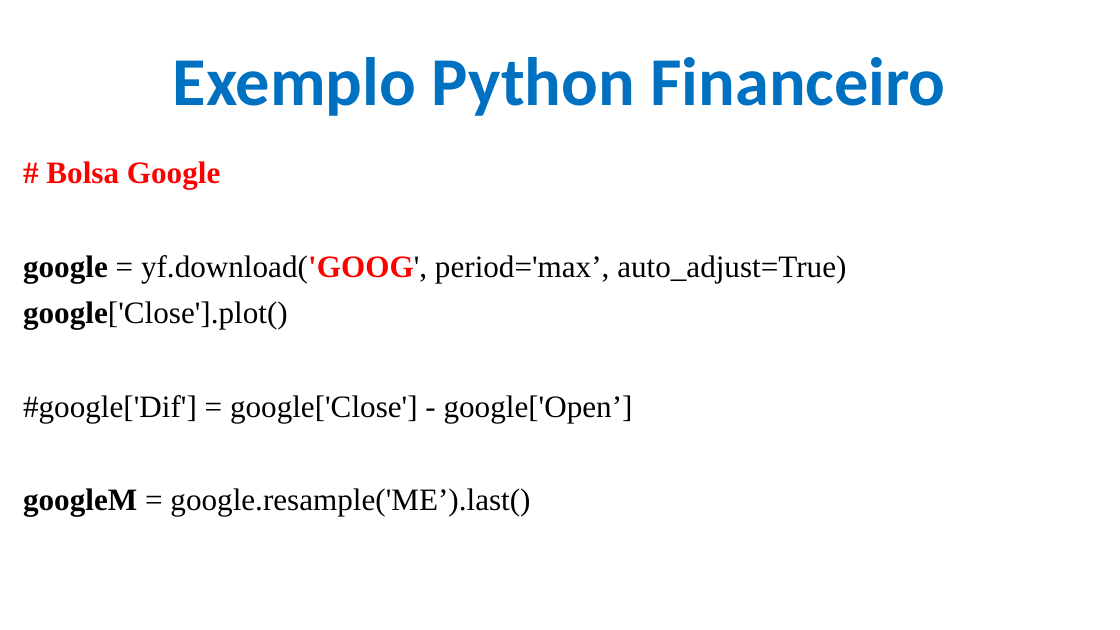
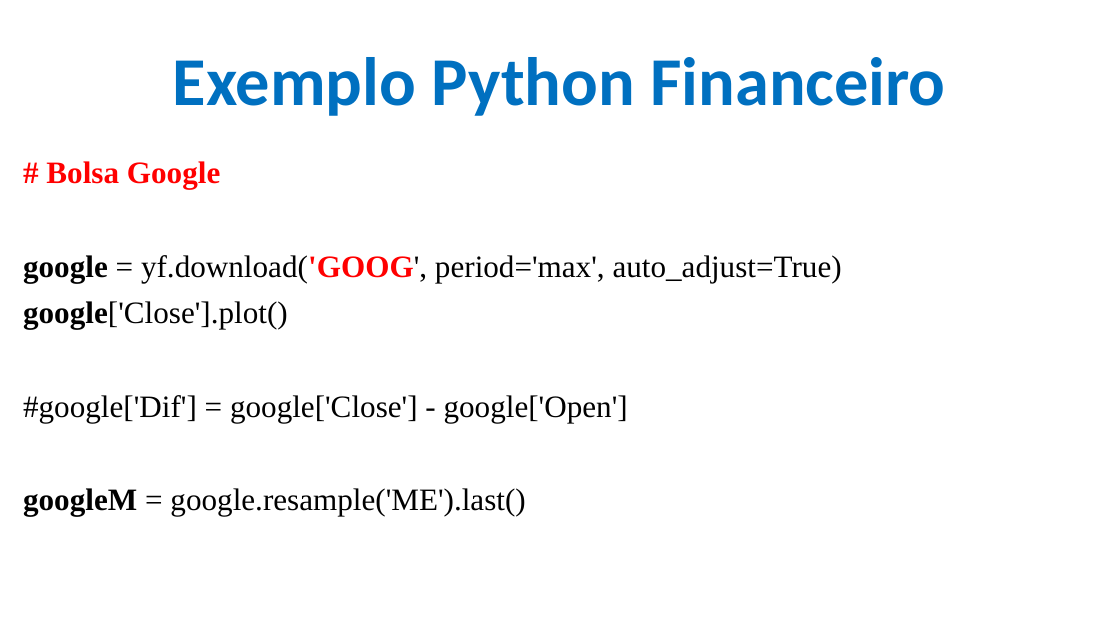
Before and after one commit to CloudEducationBrazil/WydenArea1AplicacaoCloudIndustria40Python, a slide deck: slide 17 of 01 Classes/Aula 07 - Aplicação Cloud Indústria 40 Python IoT Plataforma Outras Soluções.pptx. Drawn at 1120x630 pixels with LibreOffice and Linux fonts; fonts in the diff are those of the drawing; background and template pictures are left out. Boxes give left, top, right and bottom in pixels: in the first picture for what was removed or moved away, otherwise in the second. Text is boxed around its words. In the diff, an @@ line names an element or a change of style, - is before the commit and + after.

Commit message:
Exemplo IoT .....

```diff
--- a/01 Classes/Aula 07 - Aplicação Cloud Indústria 40 Python IoT Plataforma Outras Soluções.pptx
+++ b/01 Classes/Aula 07 - Aplicação Cloud Indústria 40 Python IoT Plataforma Outras Soluções.pptx
@@ text at [23, 255, 842, 282]: text changed @@
-google = yf.download('GOOG', period='max’, auto_adjust=True)
+google = yf.download('GOOG', period='max', auto_adjust=True)
@@ text at [23, 395, 628, 516]: text changed @@
-#google['Dif'] = google['Close'] - google['Open’]
-googleM = google.resample('ME’).last()
+#google['Dif'] = google['Close'] - google['Open']
+googleM = google.resample('ME').last()
```
Also in this commit, not shown: 2 other slides changed, 2 other files.
